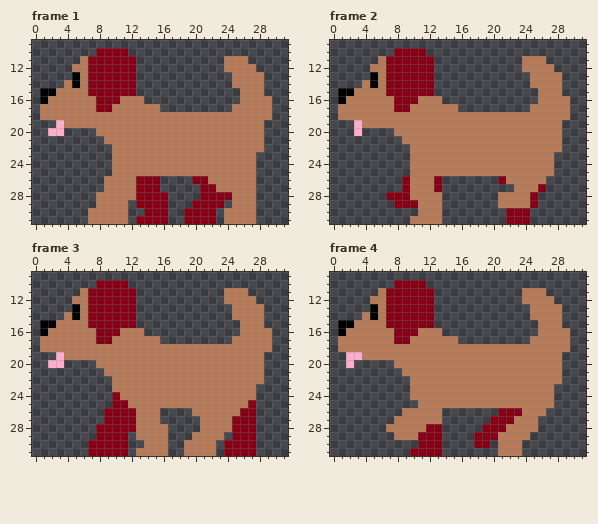
Two states of a animated GIF sprite, WoofWalk/src/assets/images/dog_brown_animated.gif. Above, as it was before the edit.
The file is 32x32 pixels, 4 frames. Shown: frame 1: x 0..31, y 9..31; frame 2: x 0..31, y 9..31; frame 3: x 0..31, y 9..31; frame 4: x 0..31, y 9..31.
The same view after the edit:
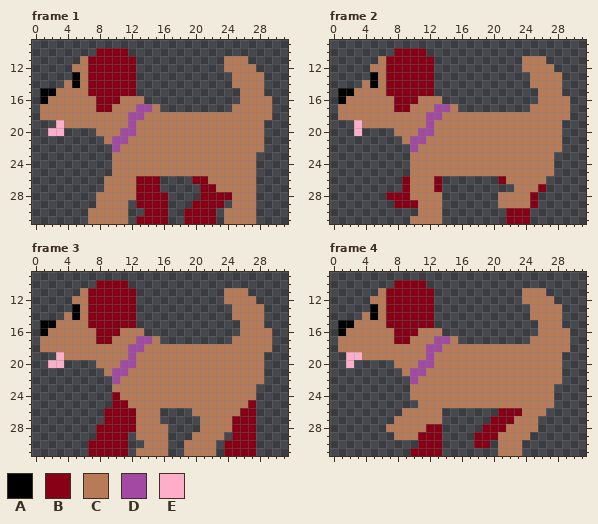
Palette (. is transparent): A #000000  B #880015  C #b97a57  D #a349a4  E #ffaec9
The author wrote: added animated walking dog gifs to src\assets\images
Changes in this commit:
--- frame 1
@@ x 8..16 @@
 16 BBBCCC...
-17 BBCCCCCC.
-18 CCCCCCCCC
-19 CCCCCCCCC
-20 CCCCCCCCC
-21 .CCCCCCCC
-22 ..CCCCCCC
+17 BBCCCDDC.
+18 CCCCDDCCC
+19 CCCCDCCCC
+20 CCCDDCCCC
+21 .CDDCCCCC
+22 ..DCCCCCC
 23 ..CCCCCCC
--- frame 2: the same change as frame 1
--- frame 3: the same change as frame 1
--- frame 4: the same change as frame 1
Changed places in both pictures, as pixel boxes (x1, y1, x2, y2):
changed: (112, 104, 152, 152)
changed: (410, 104, 450, 152)
changed: (112, 336, 152, 384)
changed: (410, 336, 450, 384)
